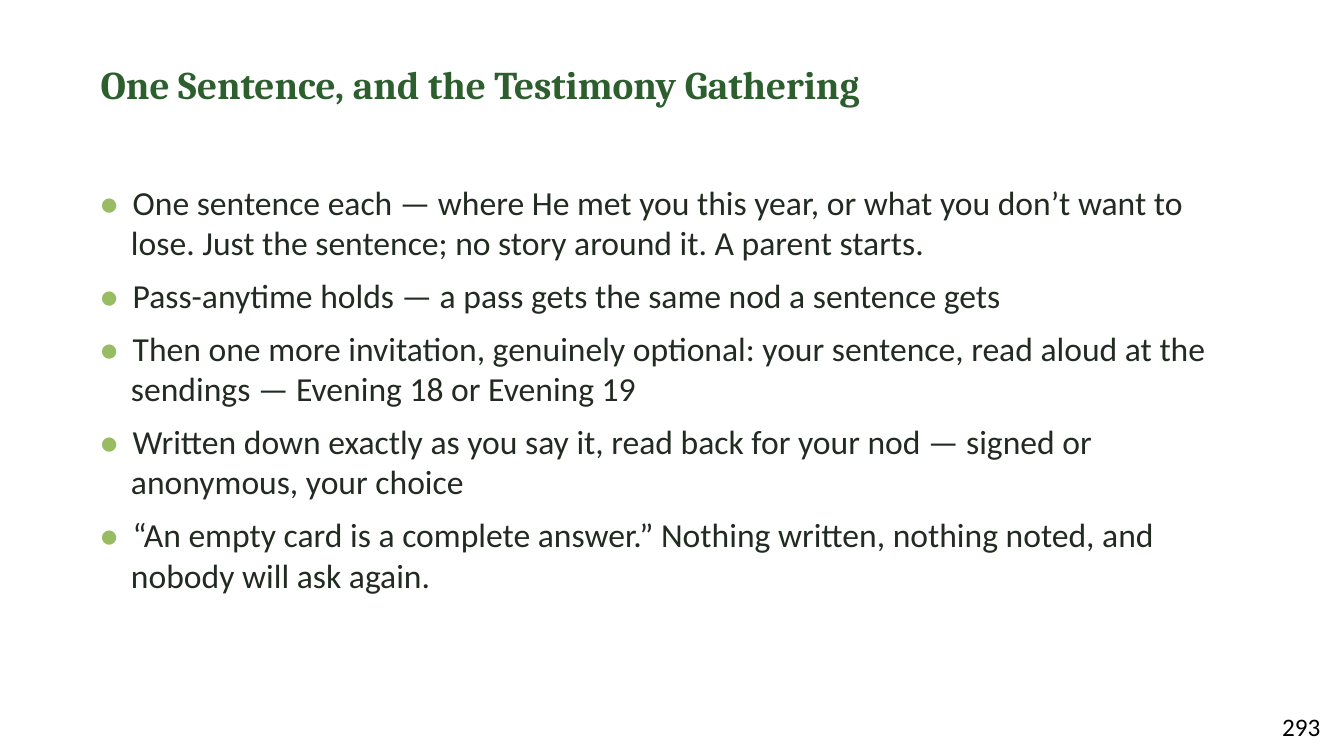
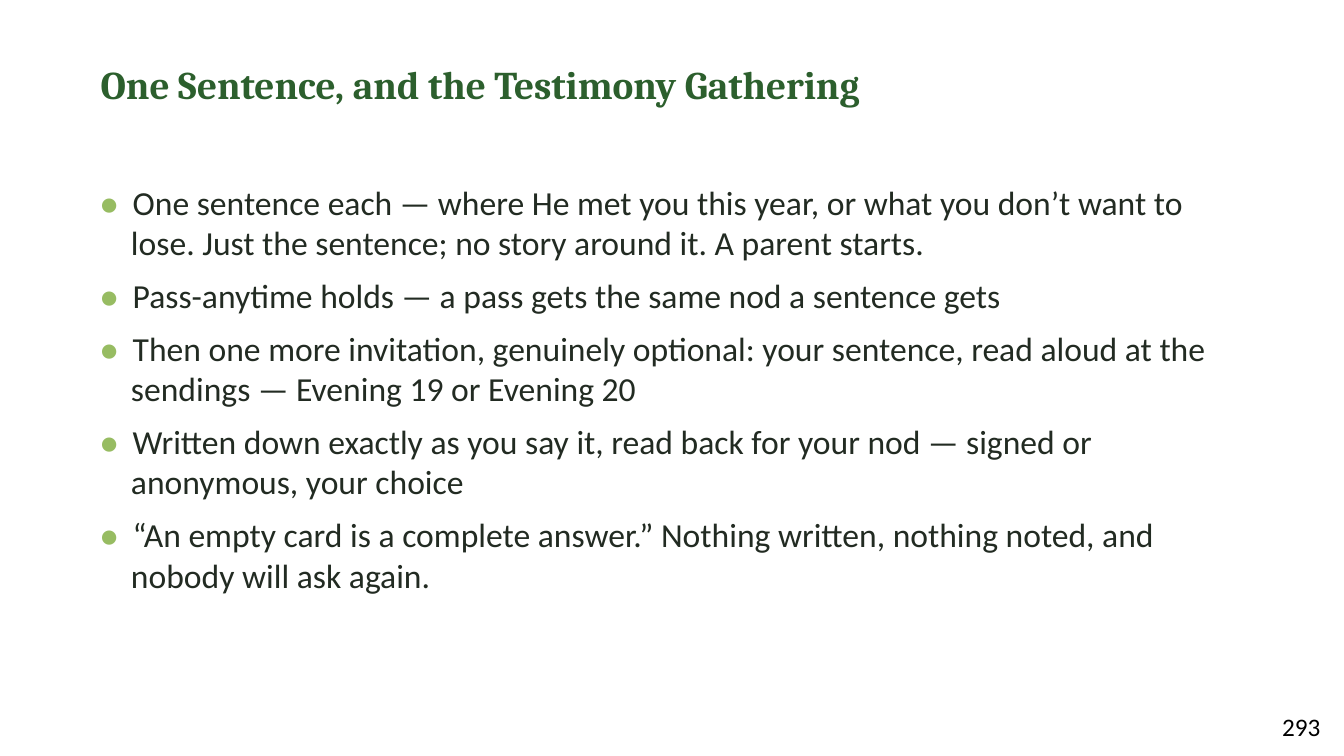
Before and after one commit to jgtittle-ministries/fellowship-of-the-heart-pilot-at-cca-dev, a slide deck: slide 10 of _implementation-notes/evening-series/FotH Evening Session 20 Slides DRAFT v1.pptx. Drawn at 1344x756 pixels with LibreOffice and Linux fonts; fonts in the diff are those of the drawing. Boxes give left, top, right and bottom in pixels: in the first picture for what was removed or moved away, otherwise in the second. Text is boxed around its words. In the diff, an @@ line names an element or a change of style, - is before the commit and + after.

```diff
--- a/_implementation-notes/evening-series/FotH Evening Session 20 Slides DRAFT v1.pptx
+++ b/_implementation-notes/evening-series/FotH Evening Session 20 Slides DRAFT v1.pptx
@@ text at [131,337,1206,407]: text changed @@
-• Then one more invitation, genuinely optional: your sentence, read aloud at the sendings — Evening 18 or Evening 19
+• Then one more invitation, genuinely optional: your sentence, read aloud at the sendings — Evening 19 or Evening 20
```
Also in this commit, not shown: 4 other slides changed, 57 other files.
